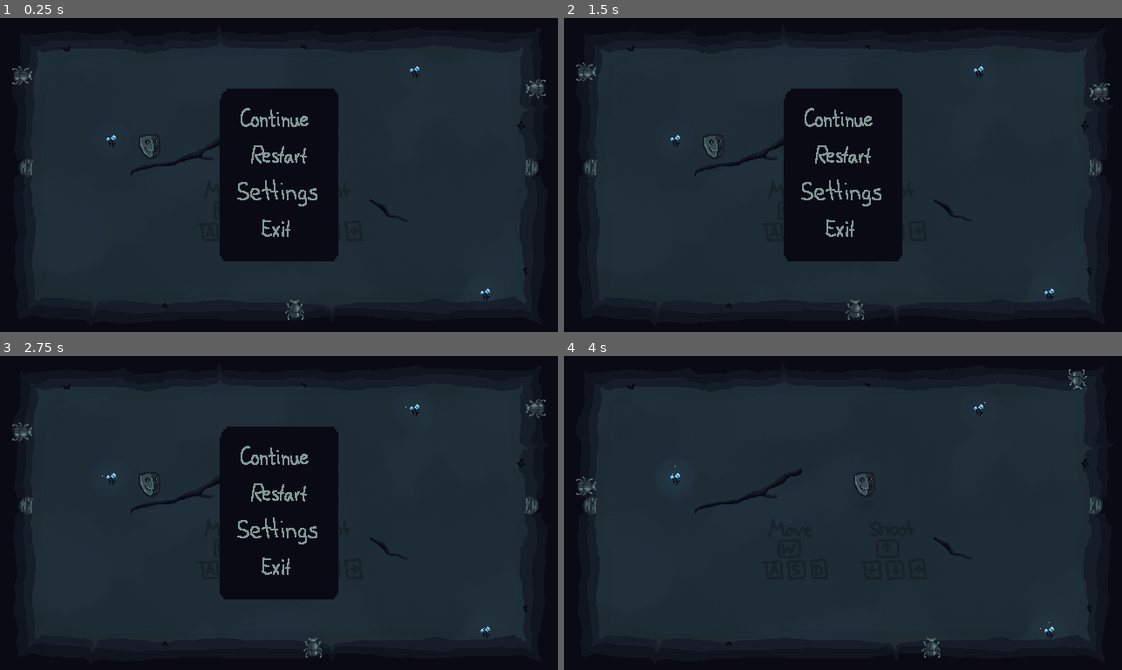
Above: before the commit, frames 1-4 (two rows, left to right).
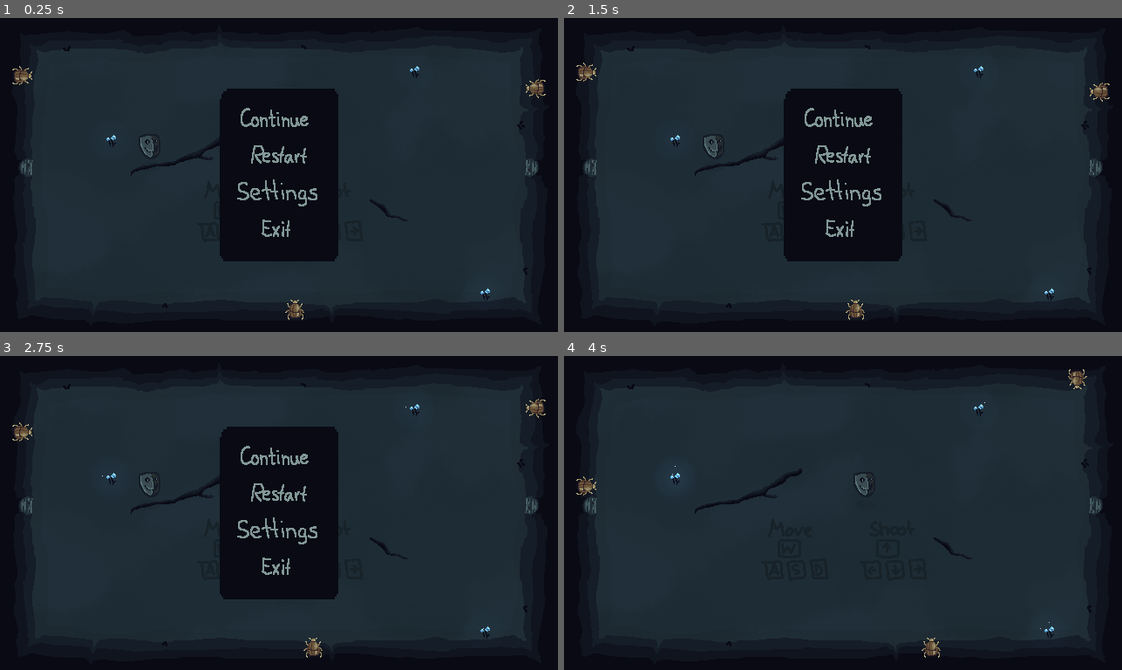
Above: after the commit, the same moments.

Repository: MarcelBlasius/Global-Game-Jam-2026
Game: Godot game, scene res://scenes/main_scene.tscn
Same seed, same stepped clock (60 frames per second), same inputs: the game is played once before the commit and once after it.
Inputs (mouse positions are in pixels of both pictures, inside the frame that each line leads up to):
- Up to frame 1 (0.25 s): no input
- Up to frame 2 (1.5 s): click (843, 156) at 0.5 s; click (843, 156) at 1.25 s
- Up to frame 3 (2.75 s): click (279, 494) at 2 s
- Up to frame 4 (4 s): click (843, 456) at 2.75 s; tap Enter at 3.5 s; move the mouse to (965, 497) at 3.52 s; hold D (right) from 3.53 s (still down); tap Shift at 3.6 s; click (965, 497) at 3.67 s

The runs differ from the first frame. In frame 1, 0.3% of the frame differs, in the area x 2-98%, y 15-97%; in frame 2, 0.4%, in the area x 2-98%, y 14-97%; in frame 3, 0.4%; in frame 4, 0.4%.
Error after the commit: Invalid assignment of property or key 'z_index' with value of type 'int' on a base object of type 'null instance'. (res://scripts/arrow_trap.gd:28)

Commit message:
fixed beetle

Diff:
--- a/spectra/scenes/enemies/GreyBeetle.tscn
+++ b/spectra/scenes/enemies/GreyBeetle.tscn
@@ -48,15 +48,15 @@
 wait_time = 0.5
 one_shot = true
 
-[node name="World1" type="Node2D" parent="." unique_id=331871653]
+[node name="World1Beetle" type="Node2D" parent="." unique_id=331871653]
 
-[node name="Sprite2D" type="Sprite2D" parent="World1" unique_id=2108009331]
+[node name="GoldBeetle" type="Sprite2D" parent="World1Beetle" unique_id=2108009331]
 material = SubResource("ShaderMaterial_sck2v")
 texture = SubResource("AtlasTexture_3p0wh")
 
-[node name="World2" type="Node2D" parent="." unique_id=1367569755]
+[node name="World2Beetle" type="Node2D" parent="." unique_id=1367569755]
 
-[node name="Sprite2D" type="Sprite2D" parent="World2" unique_id=2027138100]
+[node name="DarkBeetle" type="Sprite2D" parent="World2Beetle" unique_id=2027138100]
 material = SubResource("ShaderMaterial_brcl1")
 texture = SubResource("AtlasTexture_k7ogl")
 
--- a/spectra/scripts/arrow_trap.gd
+++ b/spectra/scripts/arrow_trap.gd
@@ -20,10 +20,10 @@
 func _ready() -> void:
 	view1 = get_node("/root/main_scene/Subview1")
 	view2 = get_node("/root/main_scene/Subview2")
-	spriteParent1 = $World1
-	spriteParent2 = $World2
-	sprite1 = $World1/Sprite2D
-	sprite2 = $World2/Sprite2D
+	spriteParent1 = $World1Beetle
+	spriteParent2 = $World2Beetle
+	sprite1 = $World1Beetle/GoldBeetle
+	sprite2 = $World2Beetle/DarkBeaetle
 	sprite1.z_index = 1000
 	sprite2.z_index = 1000
 
